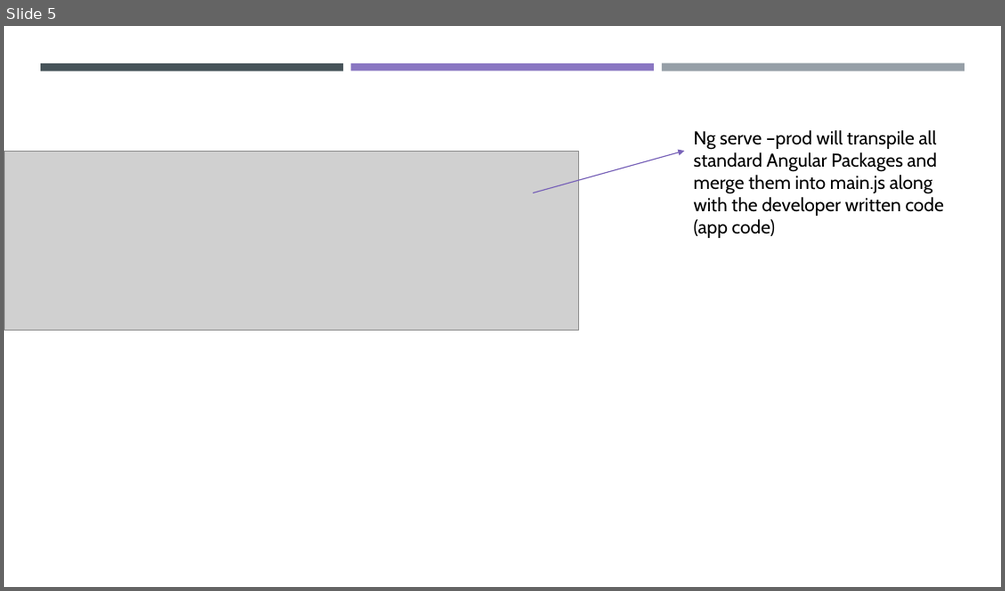
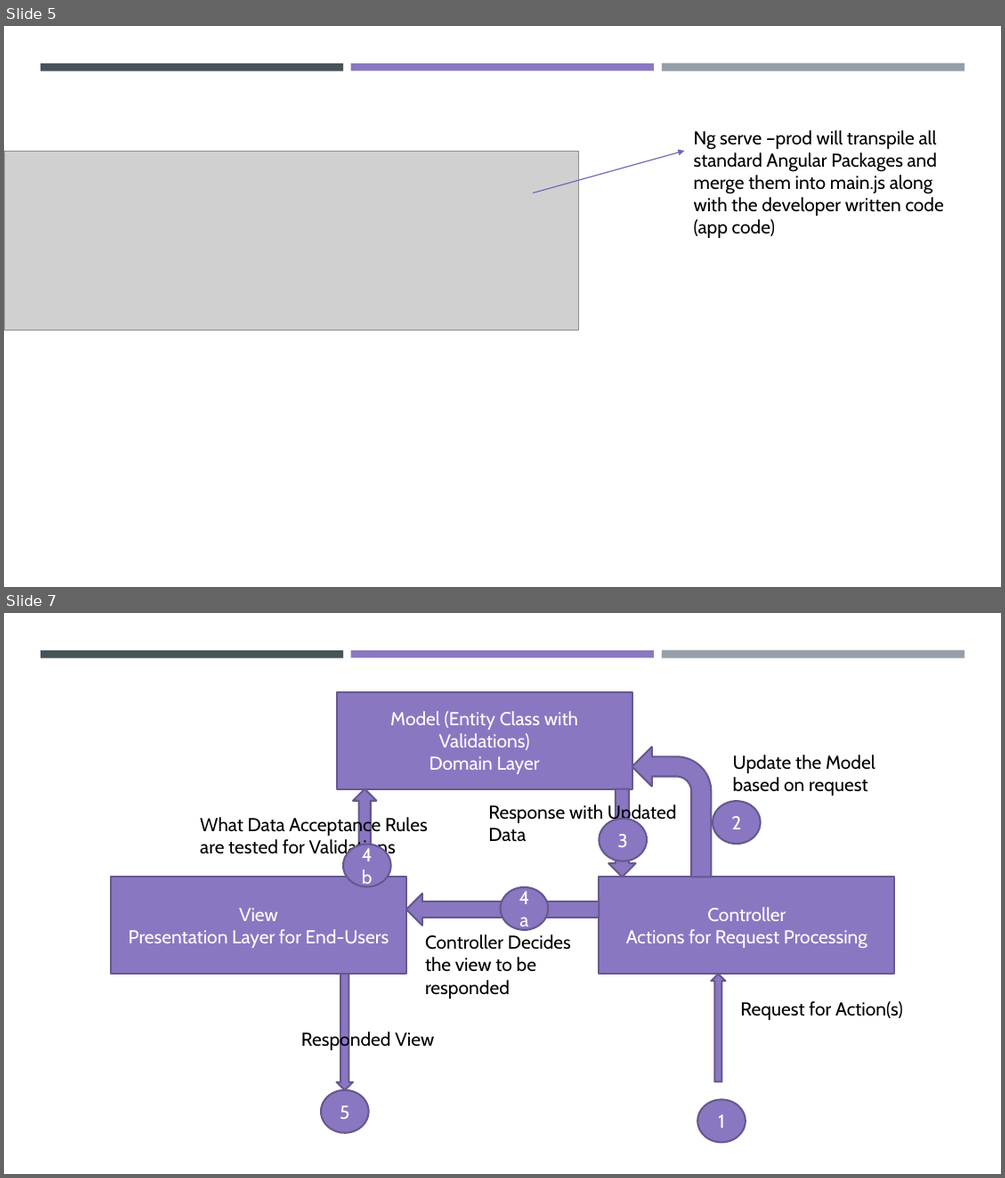
Before and after one commit to maheshsabnis/ngfinastra, a slide deck: Training_Diagrams.pptx. Shown one above the other, each under a label of ours: slide 5 before the commit, slides 5 and 7 after it; the slides between them are not shown. The pictures are 1005x591 and 1005x1178 pixels, drawn with LibreOffice and Linux fonts; fonts in the diff are those of the drawing; grey boxes stand for pictures. Boxes give left, top, right and bottom in pixels: in the first picture for what was removed or moved away, otherwise in the second. Text is boxed around its words. In the diff, an @@ line names an element or a change of style, - is before the commit and + after.

```diff
--- a/Training_Diagrams.pptx
+++ b/Training_Diagrams.pptx
@@ slide 7 added at (4, 613, 1001, 1174), background #FFFFFF; not listed: 3 template elements that a slide beside it also shows @@
@@ rectangle added at (337, 692, 632, 789), fill #8A77C2, outline #665890 1.75 pt, 18 pt, text #FFFFFF @@
+Model (Entity Class with Validations)
+Domain Layer
@@ bent arrow added at (632, 747, 712, 877), fill #8A77C2, outline #665890 1.75 pt @@
@@ text added at (733, 755, 875, 795), 18 pt, text #000000 @@
+Update the Model based on request
@@ up arrow added at (353, 788, 376, 877), fill #8A77C2, outline #665890 1.75 pt @@
@@ down arrow added at (609, 788, 636, 877), fill #8A77C2, outline #665890 1.75 pt @@
@@ text added at (200, 815, 428, 859), 18 pt, text #000000 @@
+What Data Acceptance Rules are tested for Validations
@@ text added at (488, 803, 676, 842), 18 pt, text #000000 @@
+Response with Updated Data
@@ ellipse added at (599, 819, 647, 861), fill #8A77C2, outline #665890 1.75 pt, 18 pt, text #FFFFFF @@
+3
@@ ellipse added at (713, 801, 760, 844), fill #8A77C2, outline #665890 1.75 pt, 18 pt, text #FFFFFF @@
+2
@@ ellipse added at (343, 844, 391, 887), fill #8A77C2, outline #665890 1.75 pt, 18 pt, text #FFFFFF @@
+4b
@@ rectangle added at (111, 877, 406, 974), fill #8A77C2, outline #665890 1.75 pt, 18 pt, text #FFFFFF @@
+View
+Presentation Layer for End-Users
@@ rectangle added at (599, 877, 895, 974), fill #8A77C2, outline #665890 1.75 pt, 18 pt, text #FFFFFF @@
+Controller
+Actions for Request Processing
@@ left arrow added at (406, 893, 599, 925), fill #8A77C2, outline #665890 1.75 pt @@
@@ ellipse added at (501, 887, 549, 930), fill #8A77C2, outline #665890 1.75 pt, 18 pt, text #FFFFFF @@
+4a
@@ text added at (425, 934, 571, 998), 18 pt, text #000000 @@
+Controller Decides the view to be responded
@@ down arrow added at (337, 973, 353, 1090), fill #8A77C2, outline #665890 1.75 pt @@
@@ up arrow added at (712, 973, 726, 1081), fill #8A77C2, outline #665890 1.75 pt @@
@@ text added at (740, 1001, 903, 1020), 18 pt, text #000000 @@
+Request for Action(s)
@@ text added at (301, 1030, 434, 1051), 18 pt, text #000000 @@
+Responded View
@@ ellipse added at (321, 1090, 369, 1133), fill #8A77C2, outline #665890 1.75 pt, 18 pt, text #FFFFFF @@
+5
@@ ellipse added at (698, 1099, 745, 1142), fill #8A77C2, outline #665890 1.75 pt, 18 pt, text #FFFFFF @@
+1
```
Also in this commit, not shown: 3 other slides added, 9 other files.
